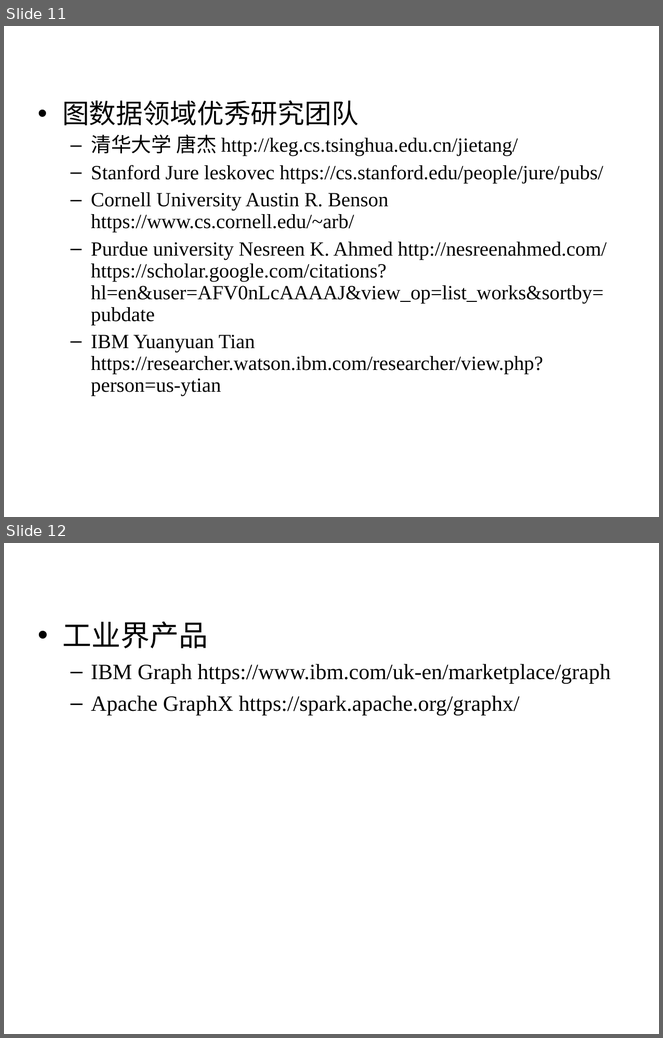
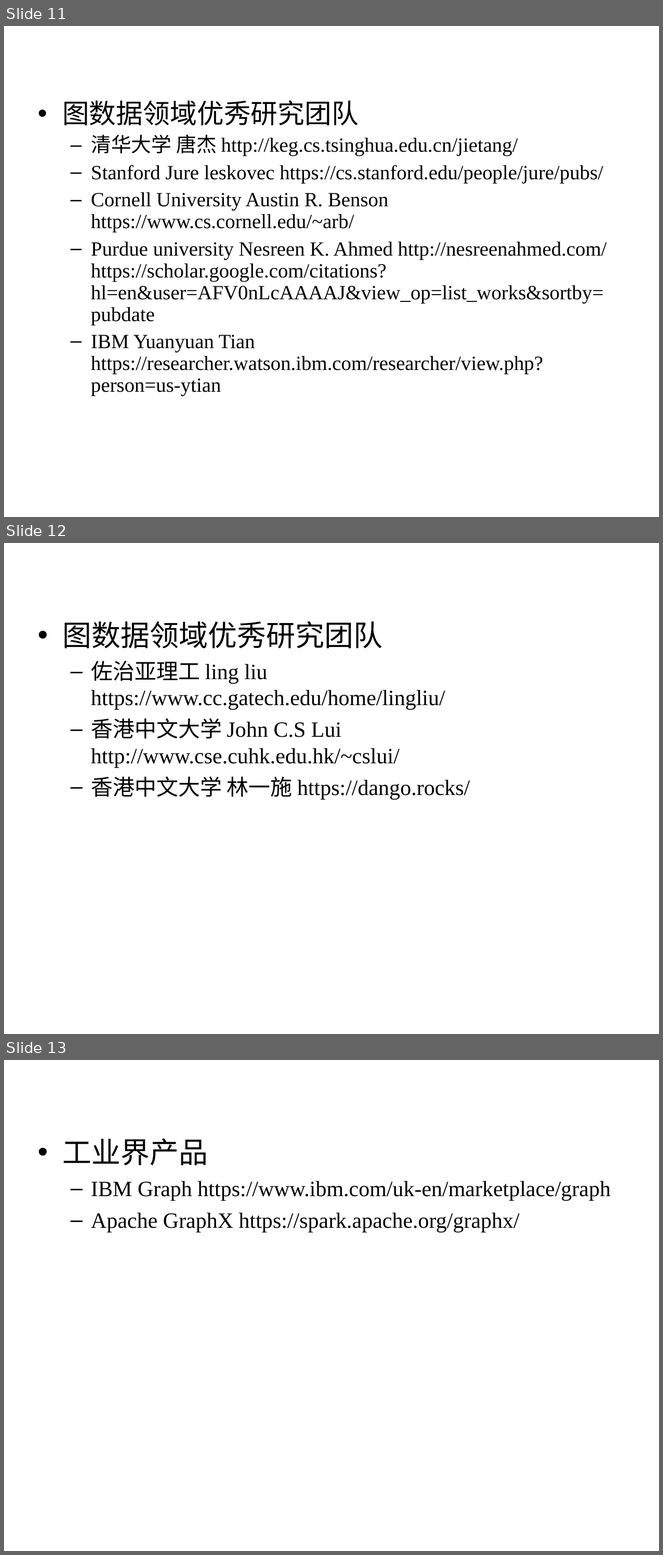
Before and after one commit to huangyibo/Papers, a slide deck: 图数据研究现状(2018.7.10).ppt. Shown one above the other, each under a label of ours: slides 11 and 12 before the commit, slides 11, 12 and 13 after it. The pictures are 663x1038 and 663x1555 pixels, drawn with LibreOffice and Linux fonts; fonts in the diff are those of the drawing; background and template pictures are left out. Boxes give left, top, right and bottom in pixels: in the first picture for what was removed or moved away, otherwise in the second. Text is boxed around its words. In the diff, an @@ line names an element or a change of style, - is before the commit and + after.

```diff
--- a/图数据研究现状(2018.7.10).ppt
+++ b/图数据研究现状(2018.7.10).ppt
@@ slide 12 added at [4,543,659,1034], background #FFFFFF; not listed: 1 template element that a slide beside it also shows @@
@@ text added at [62,621,470,800], 24 pt, text #000000 @@
+• 图数据领域优秀研究团队
+  – 佐治亚理工 ling liu https://www.cc.gatech.edu/home/lingliu/
+  – 香港中文大学 John C.S Lui http://www.cse.cuhk.edu.hk/~cslui/
+  – 香港中文大学 林一施 https://dango.rocks/
@@ page number added at [495,1013,648,1034], 14 pt, text #FFFFFF, bold @@
+12
@@ what was slide 12 is now slide 13 @@
```
Also in this commit, not shown: 1 other file.
